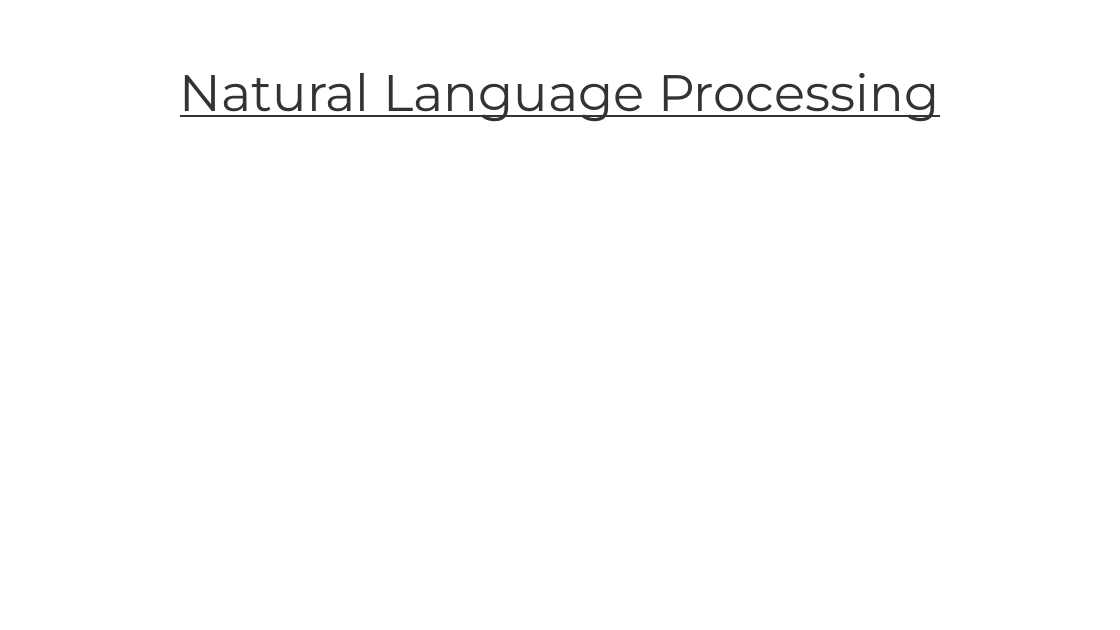
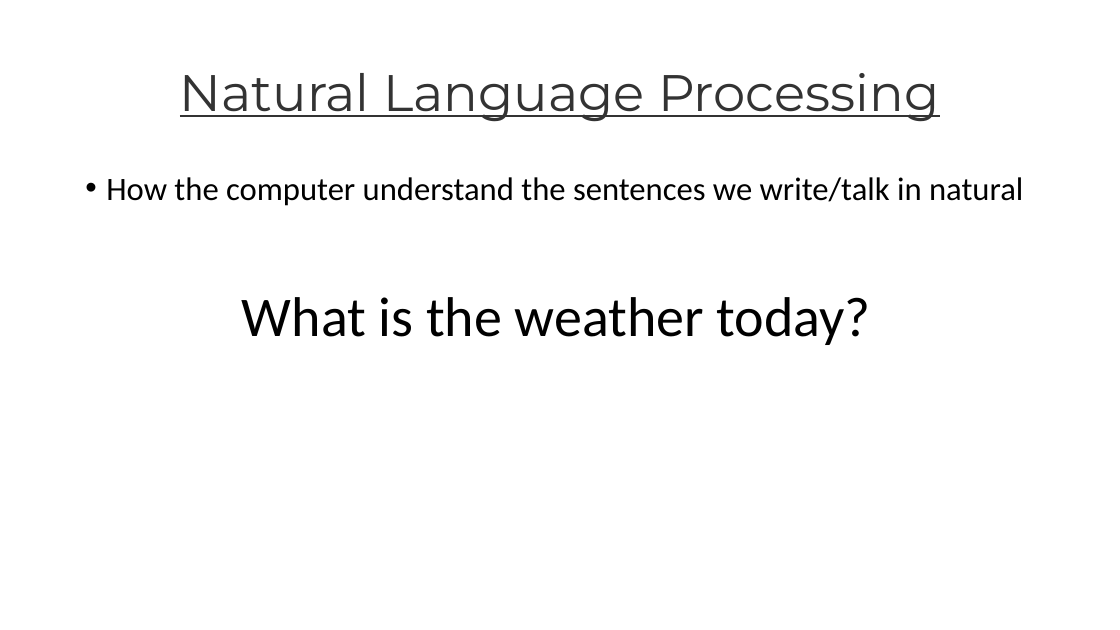
Before and after one commit to casey46ckc/Asso-yr2-FYP, a slide deck: slide 8 of fyp powerpoint/Fyp_revised_1.pptx. Drawn at 1120x630 pixels with LibreOffice and Linux fonts; fonts in the diff are those of the drawing; background and template pictures are left out. Boxes give left, top, right and bottom in pixels: in the first picture for what was removed or moved away, otherwise in the second. Text is boxed around its words. In the diff, an @@ line names an element or a change of style, - is before the commit and + after.

```diff
--- a/fyp powerpoint/Fyp_revised_1.pptx
+++ b/fyp powerpoint/Fyp_revised_1.pptx
@@ text added at [106,177,1023,206], 28 pt, text #000000 @@
+• How the computer understand the sentences we write/talk in natural
@@ text added at [242,297,870,345], 48 pt, text #000000 @@
+What is the weather today?
```
Also in this commit, not shown: 1 other slide changed, 2 slides added.
